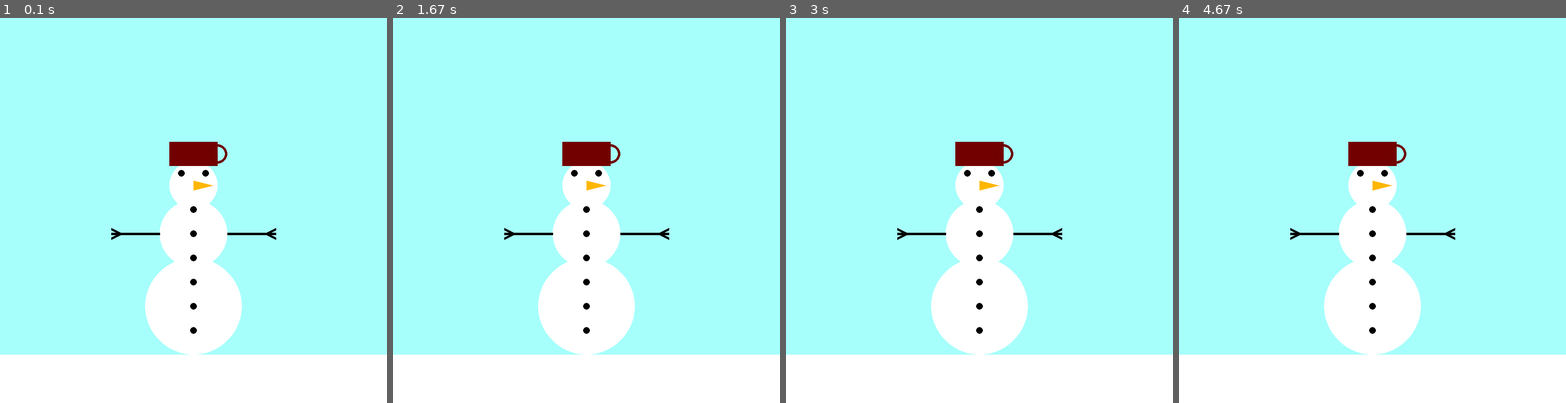
Above: before the commit, frames 1-4 (left to right).
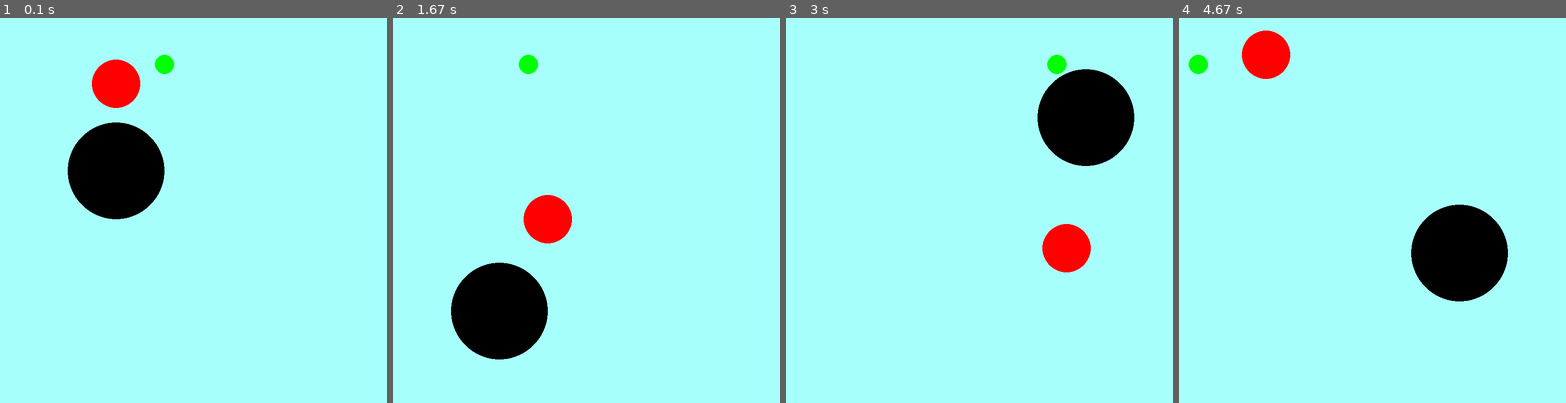
Above: after the commit, the same moments.

Repository: telingerj/pva_1.I_1
Game: pygame game, started from 09_grafika/staticka_grafika.py
Same seed, same stepped clock (60 frames per second), same inputs: the game is played once before the commit and once after it.
Inputs:
- Up to frame 1 (0.1 s): no input
- Up to frame 2 (1.67 s): no input
- Up to frame 3 (3 s): no input
- Up to frame 4 (4.67 s): no input

The runs differ from the first frame. In frame 1, 28% of the frame differs, in the area x 0-100%, y 9-100%; in frame 2, 27%; in frame 3, 28%; in frame 4, 28%.

Commit message:
add animations

Diff:
--- a/09_grafika/staticka_grafika.py
+++ b/09_grafika/staticka_grafika.py
@@ -1,9 +1,40 @@
 import pygame
+
+class AnimatedObject:
+    def __init__(self, x, y, r, color):
+        self.x = x
+        self.y = y
+        self.r = r
+        self.color = color
+        self.odraz_x = 1
+        self.odraz_y = 1
+
+    def draw(self, screen):
+        pygame.draw.circle(screen, self.color, (self.x, self.y), self.r)
+        self.check(screen)
+
+
+    def move(self, move_x, move_y):
+        self.x += move_x * self.odraz_x
+        self.y += move_y * self.odraz_y
+
+
+    def check(self, screen):
+        if screen.get_size()[0] - self.r <= self.x:
+            self.odraz_x = -1
+        elif self.r >= self.x:
+            self.odraz_x = 1
+
+        if screen.get_size()[1] - self.r <= self.y:
+            self.odraz_y = -1
+        elif self.r >= self.y:
+            self.odraz_y = 1
+
 
 pygame.init()
 clock = pygame.time.Clock()
 
-screen = pygame.display.set_mode((800, 800))
+screen = pygame.display.set_mode((800, 800), pygame.RESIZABLE)
 
 def draw_shapes():
     """
@@ -49,6 +80,20 @@
     pygame.draw.circle(screen, (110, 0, 0), (450, 285), 20, 5)
 
 
+"""
+def draw_animated_object(posX, posY):
+    pygame.draw.circle(screen, (255, 0, 0), (posX, posY), 50)
+
+x1 = 0
+x2 = 600
+y1 = 0
+
+"""
+
+kolecko1 = AnimatedObject(200, 100, 50, (255, 0, 0))
+kolecko2 = AnimatedObject(300, 100, 20, (0, 255, 0))
+kolecko3 = AnimatedObject(200, 300, 100, (0, 0, 0))
+
 running = True
 while running:
     for event in pygame.event.get():
@@ -56,8 +101,23 @@
             running = False
 
     screen.fill((166, 255, 251))
-    snowman()
     clock.tick(60)
+    """
+    draw_animated_object(x1, 200)  # pohyb doprava
+    draw_animated_object(x2, 200)  # pohyb doleva
+    draw_animated_object(200, y1)  # pohyb dolů
+    draw_animated_object(x1, y1)  # pohyb diagonálně doprava dolů
+
+    x1 += 1
+    x2 -= 1
+    y1 += 1
+    """
+    kolecko1.draw(screen)
+    kolecko2.draw(screen)
+    kolecko3.draw(screen)
+    kolecko1.move(10, 10)
+    kolecko2.move(10, 0)
+    kolecko3.move(10, 5)
     pygame.display.flip()
 
 pygame.quit()
